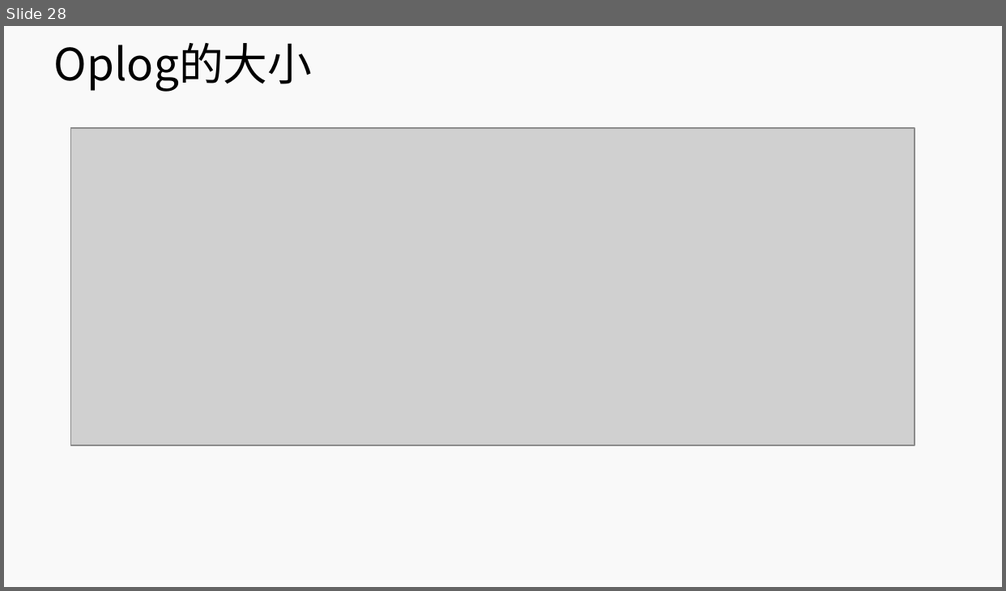
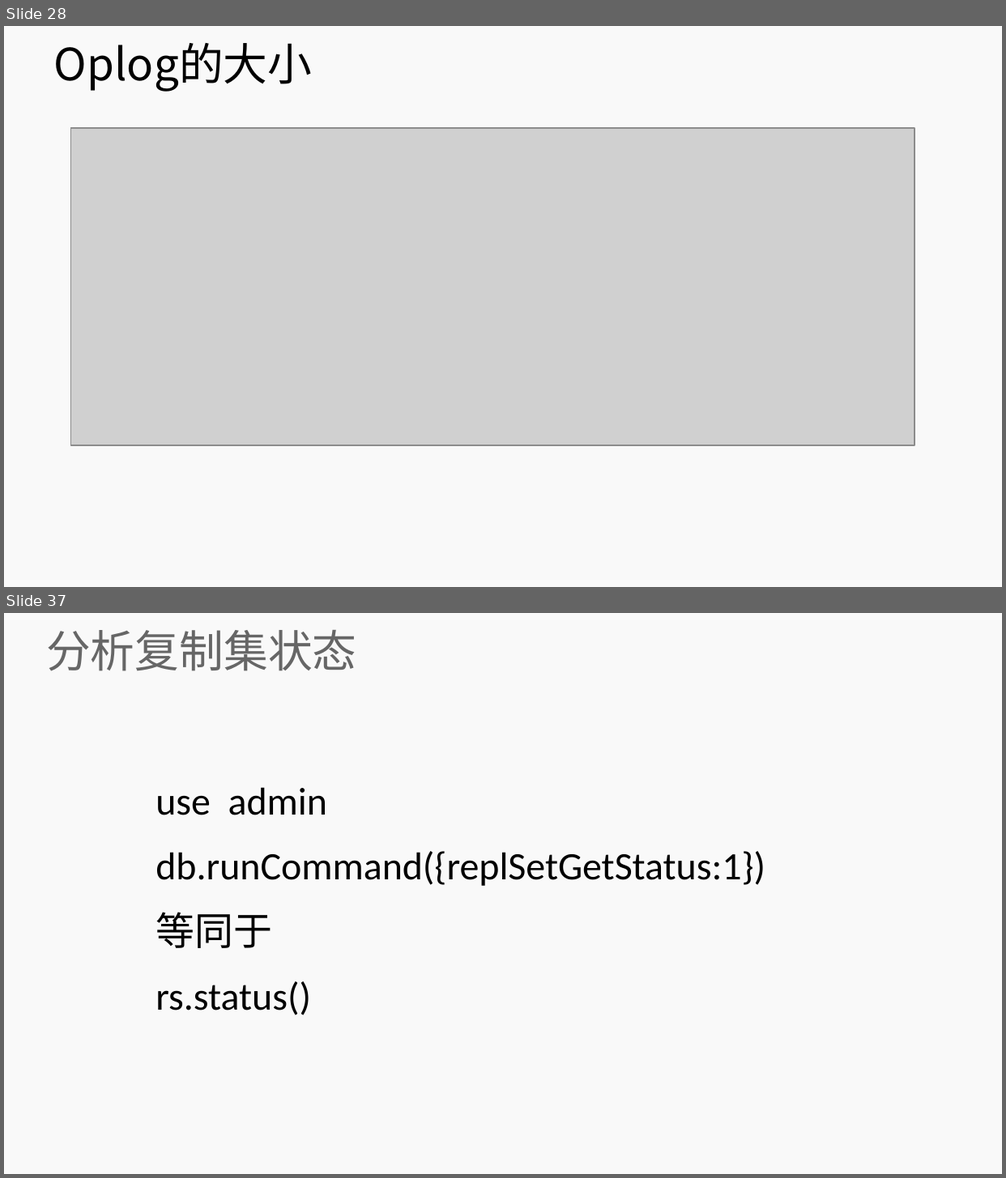
Before and after one commit to lihuanzhen2016/no-sql, a slide deck: PPT/12 MongoDB 复制集.pptx. Shown one above the other, each under a label of ours: slide 28 before the commit, slides 28 and 37 after it; the slides between them are not shown. The pictures are 1006x591 and 1006x1178 pixels, drawn with LibreOffice and Linux fonts; fonts in the diff are those of the drawing; grey boxes stand for pictures; background and template pictures are left out. Boxes give left, top, right and bottom in pixels: in the first picture for what was removed or moved away, otherwise in the second. Text is boxed around its words. In the diff, an @@ line names an element or a change of style, - is before the commit and + after.

```diff
--- a/PPT/12 MongoDB 复制集.pptx
+++ b/PPT/12 MongoDB 复制集.pptx
@@ slide 37 added at [4,613,1002,1174], background #F9F9F9 @@
@@ title added at [46,630,356,671], 32 pt, text #666666 @@
+分析复制集状态
@@ subtitle added at [155,787,765,1016], 28 pt, text #000000 @@
+use admin
+db.runCommand({replSetGetStatus:1})
+等同于
+rs.status()
```
Also in this commit, not shown: 3 slides changed, 6 other slides added, 1 other file.
